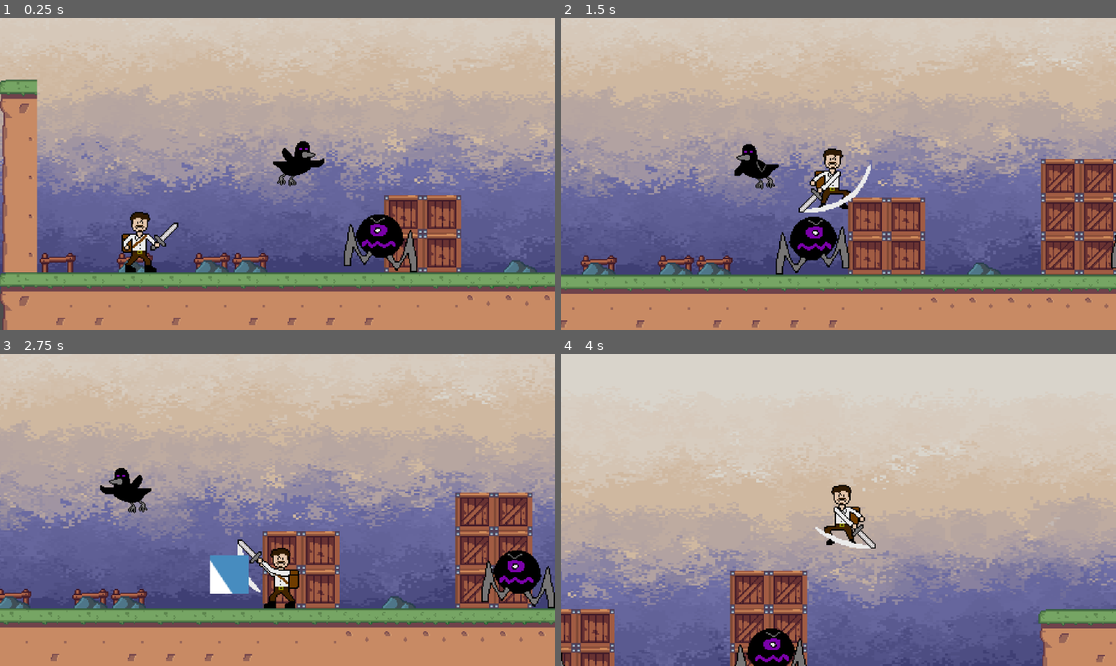
Above: before the commit, frames 1-4 (two rows, left to right).
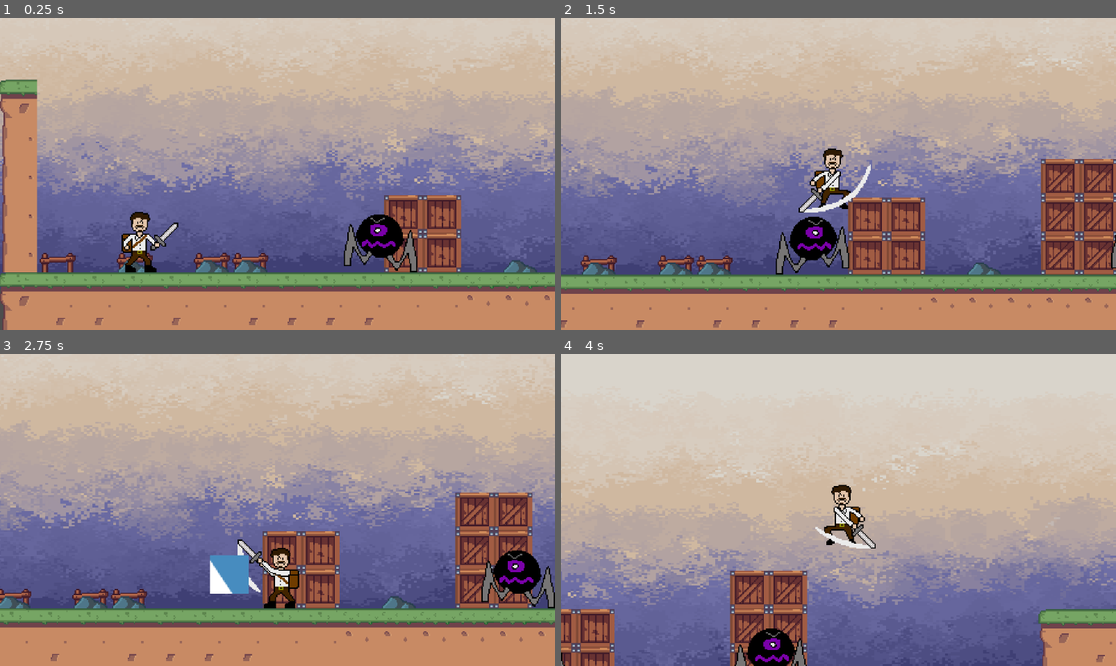
Above: after the commit, the same moments.

Repository: bscott519/ColossalCrisisGame
Game: Godot game, scene res://Scenes/level_1.tscn
Same seed, same stepped clock (60 frames per second), same inputs: the game is played once before the commit and once after it. The engine's default icon, where the game draws it, is replaced by a stand-in: a white triangle on a blue panel in a dark square.
Inputs (mouse positions are in pixels of both pictures, inside the frame that each line leads up to):
- Up to frame 1 (0.25 s): no input
- Up to frame 2 (1.5 s): move the mouse to (960, 158) at 0.52 s; hold D (right) from 0.53 s (still down); click (960, 158) at 0.6 s; tap Space (jump) at 0.77 s; move the mouse to (727, 189) at 1.27 s; click (727, 189) at 1.35 s
- Up to frame 3 (2.75 s): tap Space (jump) at 1.52 s; move the mouse to (333, 441) at 2.02 s; release D (right) at 2.03 s; hold A (left) from 2.03 s (still down); right-click (333, 441) at 2.1 s; click (333, 441) at 2.3 s
- Up to frame 4 (4 s): move the mouse to (810, 572) at 2.77 s; release A (left) at 2.78 s; hold D (right) from 2.78 s (still down); click (810, 572) at 2.85 s; tap Space (jump) at 3.02, 3.77 s; move the mouse to (1005, 556) at 3.52 s; click (1005, 556) at 3.6 s

The runs differ from the first frame. In frame 1, 0.6% of the frame differs, in the area x 49-59%, y 39-55%; in frame 2, 0.6%; in frame 3, 0.6%; in frame 4, nothing differs.

Commit message:
started making possessed knight

Diff:
--- a/Scenes/level_1.tscn
+++ b/Scenes/level_1.tscn
@@ -166,7 +166,7 @@
 polygon = PackedVector2Array(77, 212, 784, 207, 807, 203, 807, 30, 85, 27, 65, 31, 68, 209, 18, 201, 39, -6, 824, 3, 824, 285, 45, 294)
 
 [node name="darkbird2" parent="." instance=ExtResource("4_y8ncn")]
-position = Vector2(311, 133)
+position = Vector2(1615, 27)
 
 [node name="colosslings" parent="." instance=ExtResource("5_1lh3t")]
 position = Vector2(388, 213)
--- /dev/null
+++ b/Scenes/possessedknight.gd
@@ -0,0 +1,8 @@
+extends CharacterBody2D
+
+@onready var animated_sprite_2d = $AnimatedSprite2D
+
+func _ready():
+	animated_sprite_2d.play("walk")
+
+func _process(delta):
--- /dev/null
+++ b/Scenes/possessedknight.tscn
@@ -0,0 +1,47 @@
+[gd_scene load_steps=6 format=3 uid="uid://cfmyqu1rpu75r"]
+
+[ext_resource type="Texture2D" uid="uid://bk7x1cbmim4dt" path="res://GameArt/icon.svg" id="1_182y1"]
+[ext_resource type="Script" path="res://Scenes/possessedknight.gd" id="1_c1sxt"]
+
+[sub_resource type="AtlasTexture" id="AtlasTexture_d3jso"]
+atlas = ExtResource("1_182y1")
+region = Rect2(0, 0, 128, 128)
+
+[sub_resource type="SpriteFrames" id="SpriteFrames_s1m1k"]
+animations = [{
+"frames": [],
+"loop": true,
+"name": &"attack",
+"speed": 5.0
+}, {
+"frames": [],
+"loop": true,
+"name": &"death",
+"speed": 5.0
+}, {
+"frames": [],
+"loop": true,
+"name": &"idle",
+"speed": 5.0
+}, {
+"frames": [{
+"duration": 1.0,
+"texture": SubResource("AtlasTexture_d3jso")
+}],
+"loop": true,
+"name": &"walk",
+"speed": 5.0
+}]
+
+[sub_resource type="RectangleShape2D" id="RectangleShape2D_ldfxw"]
+size = Vector2(122, 120)
+
+[node name="possessedknight" type="CharacterBody2D"]
+script = ExtResource("1_c1sxt")
+
+[node name="AnimatedSprite2D" type="AnimatedSprite2D" parent="."]
+sprite_frames = SubResource("SpriteFrames_s1m1k")
+animation = &"walk"
+
+[node name="CollisionShape2D" type="CollisionShape2D" parent="."]
+shape = SubResource("RectangleShape2D_ldfxw")
